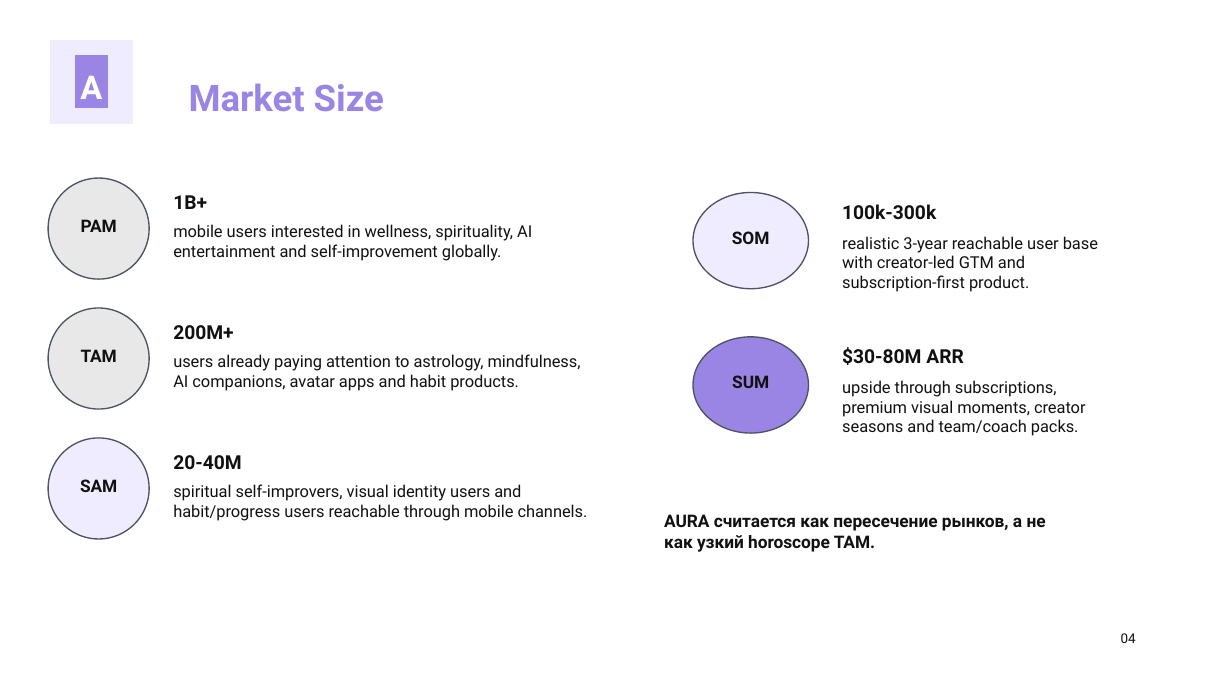
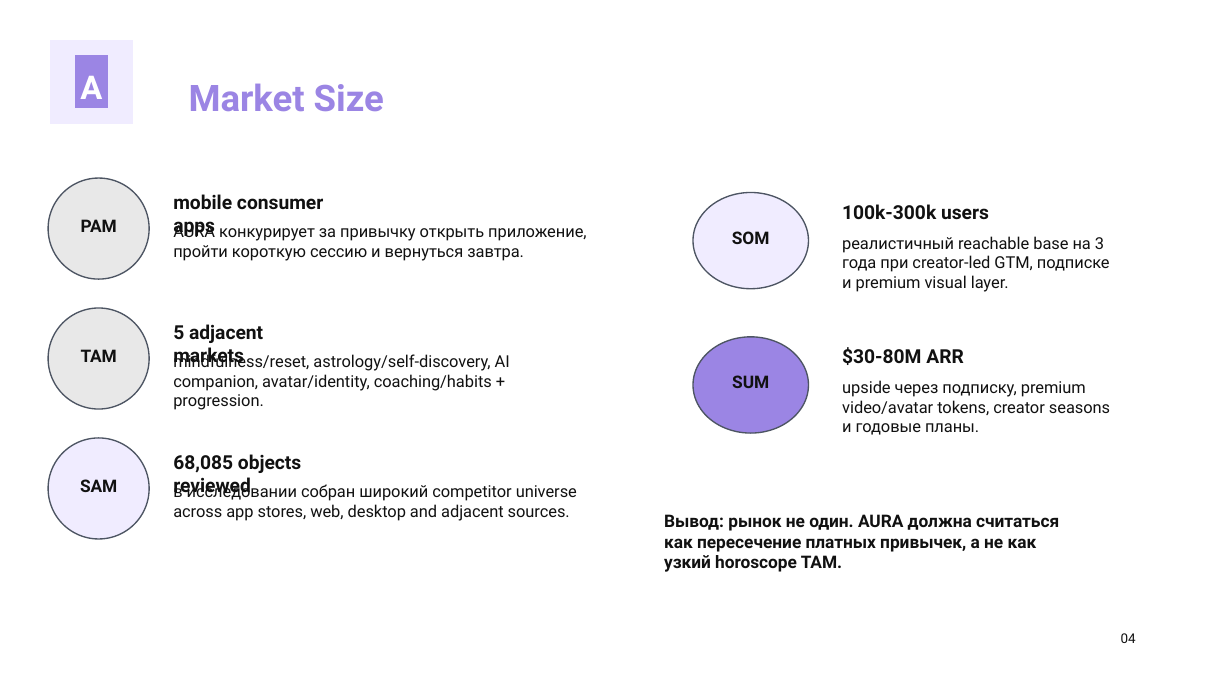
Before and after one commit to kirbudilov01/alina-research, a slide deck: slide 4 of output/pptx/AURA_TRENDVI_STYLE_DECK.pptx. Drawn at 1232x693 pixels with LibreOffice and Linux fonts; fonts in the diff are those of the drawing. Boxes give left, top, right and bottom in pixels: in the first picture for what was removed or moved away, otherwise in the second. Text is boxed around its words. In the diff, an @@ line names an element or a change of style, - is before the commit and + after.

Commit message:
Strengthen AURA deck with research data

```diff
--- a/output/pptx/AURA_TRENDVI_STYLE_DECK.pptx
+++ b/output/pptx/AURA_TRENDVI_STYLE_DECK.pptx
@@ text at [173,194,323,237]: text changed @@
-1B+
+mobile consumer apps
@@ text at [842,204,989,219]: text changed @@
-100k-300k
+100k-300k users
@@ text at [173,222,586,261]: text changed @@
-mobile users interested in wellness, spirituality, AI entertainment and self-improvement globally.
+AURA конкурирует за привычку открыть приложение, пройти короткую сессию и вернуться завтра.
@@ text at [842,236,1110,292]: text changed @@
-realistic 3-year reachable user base with creator-led GTM and subscription-first product.
+реалистичный reachable base на 3 года при creator-led GTM, подписке и premium visual layer.
@@ text at [173,324,263,367]: text changed @@
-200M+
+5 adjacent markets
@@ text at [173,352,510,410]: text changed @@
-users already paying attention to astrology, mindfulness, AI companions, avatar apps and habit products.
+mindfulness/reset, astrology/self-discovery, AI companion, avatar/identity, coaching/habits + progression.
@@ text at [842,380,1110,435]: text changed @@
-upside through subscriptions, premium visual moments, creator seasons and team/coach packs.
+upside через подписку, premium video/avatar tokens, creator seasons и годовые планы.
@@ text at [173,454,301,498]: text changed @@
-20-40M
+68,085 objects reviewed
@@ text at [173,482,577,521]: text changed @@
-spiritual self-improvers, visual identity users and habit/progress users reachable through mobile channels.
+в исследовании собран широкий competitor universe across app stores, web, desktop and adjacent sources.
@@ text at [664,514,1059,572]: text changed @@
-AURA считается как пересечение рынков, а не как узкий horoscope TAM.
+Вывод: рынок не один. AURA должна считаться как пересечение платных привычек, а не как узкий horoscope TAM.
```
Also in this commit, not shown: 16 other slides changed, 3 other files.
